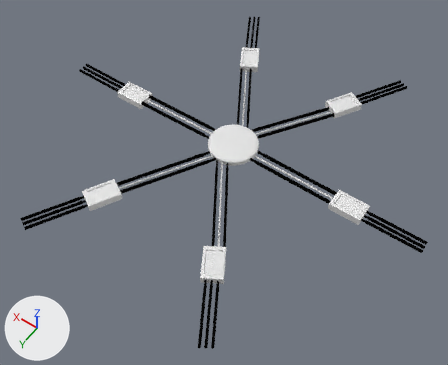
One commit to the Blender file Arman/Drone 2.blend: the scene before it, then after it.
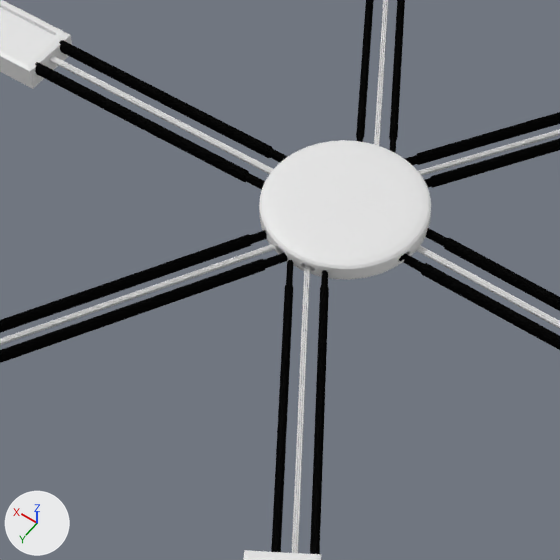
Each version is shown whole from a camera (50 mm lens) standing at (-4.33, 6.36, 8.99) and looking at (-0.07, 0.4, -0.37), then close up on the part from 29% to 66% of the width and 23% to 68% of the height. Every picture has the same lights, and +X, +Y and +Z are marked at lower left.
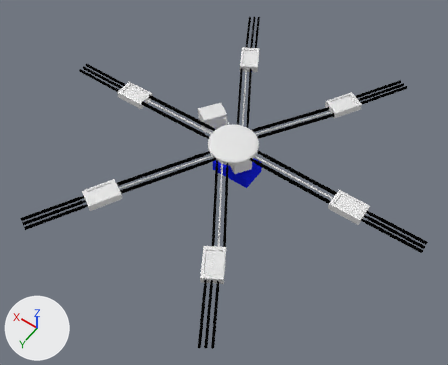
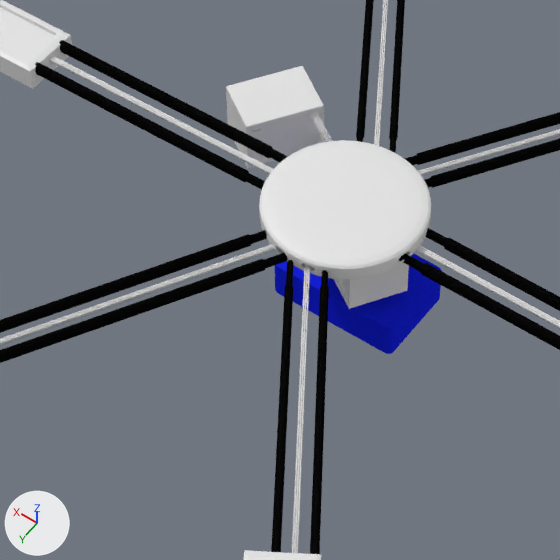
What differs and where, as boxes [x1, y1, x2, y2] in the close-ups (560 x 560 px):
```json
{"object": "Cube.007", "change": "shown", "after": [226, 66, 324, 168]}
{"object": "Cube.014", "change": "shown", "after": [275, 253, 442, 354], "on screen": "blue"}
{"object": "Cube", "change": "shown", "after": [334, 262, 409, 309]}
```

Edits to the scene script, one JSON object a line:
```json
{"op": "remove", "block": "ob_cube_014", "code": "ob_cube_014.hide_set(True)"}
{"op": "remove", "block": "ob_cube", "code": "ob_cube.hide_set(True)  # its collection is switched off"}
{"op": "remove", "block": "ob_cube_007", "code": "ob_cube_007.hide_set(True)  # its collection is switched off"}
```
